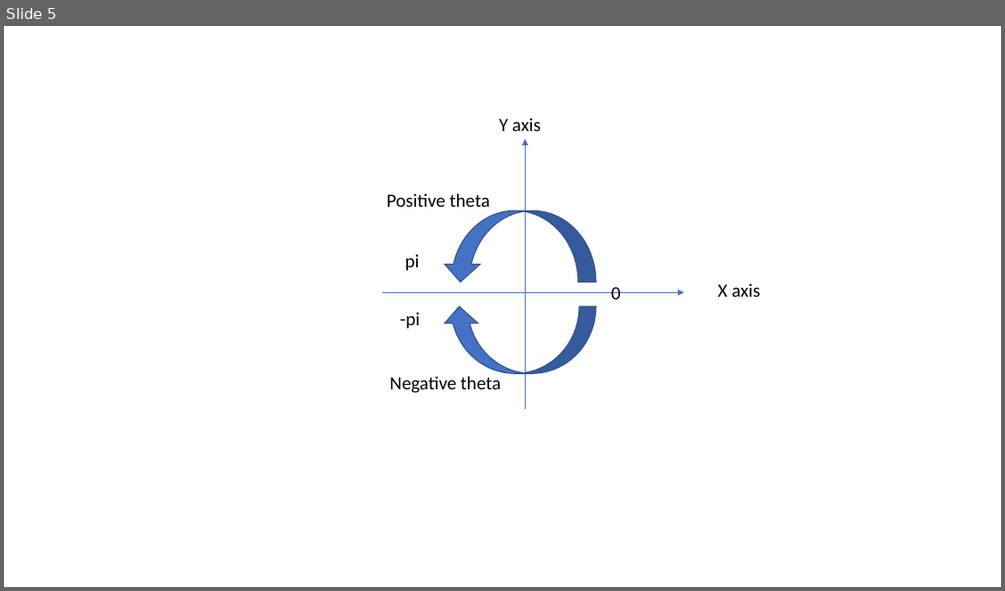
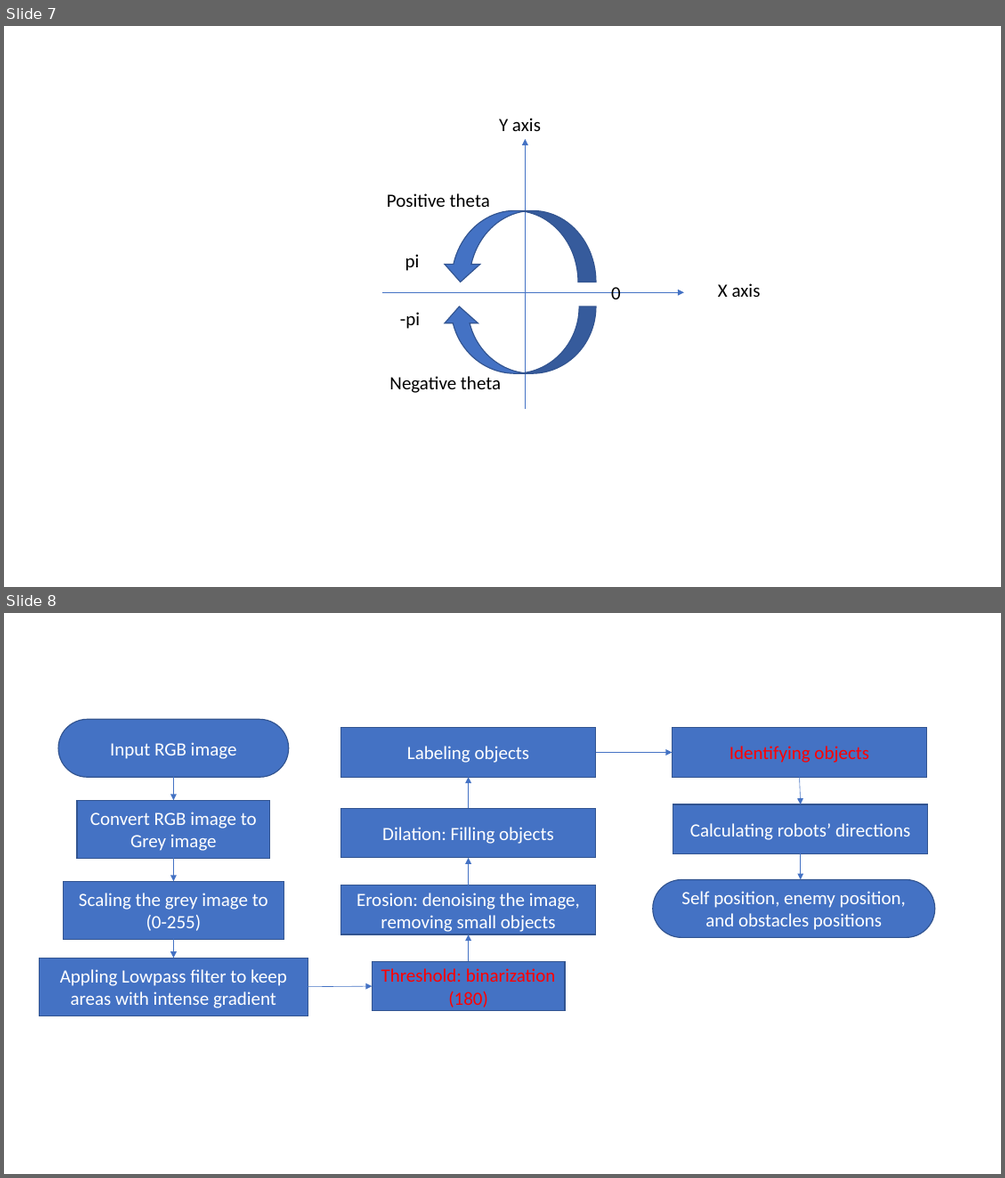
Before and after one commit to AreteQin/MECH_472_6631_Project, a slide deck: Figures.pptx. Shown one above the other, each under a label of ours: slide 5 before the commit, slides 7 and 8 after it. The pictures are 1005x591 and 1005x1178 pixels, drawn with LibreOffice and Linux fonts; fonts in the diff are those of the drawing. Boxes give left, top, right and bottom in pixels: in the first picture for what was removed or moved away, otherwise in the second. Text is boxed around its words. In the diff, an @@ line names an element or a change of style, - is before the commit and + after.

```diff
--- a/Figures.pptx
+++ b/Figures.pptx
@@ slide 8 added at <box>4,613,1001,1174</box>, background #FFFFFF @@
@@ rounded rectangle added at <box>58,719,289,777</box>, fill #4472C4, outline #325491 1 pt, 18 pt, text #FFFFFF @@
+Input RGB image
@@ rectangle added at <box>341,728,596,777</box>, fill #4472C4, outline #325491 1 pt, 18 pt, text #FFFFFF @@
+Labeling objects
@@ rectangle added at <box>672,728,927,777</box>, fill #4472C4, outline #325491 1 pt, 18 pt, text #FF0000 @@
+Identifying objects
@@ arrow added from (596, 752) to (672, 752), #4472C4 0.5 pt @@
@@ arrow added from (174, 777) to (174, 800), #4472C4 0.5 pt @@
@@ arrow added from (469, 808) to (469, 777), #4472C4 0.5 pt @@
@@ arrow added from (800, 777) to (801, 804), #4472C4 0.5 pt @@
@@ rectangle added at <box>77,800,270,858</box>, fill #4472C4, outline #325491 1 pt, 18 pt, text #FFFFFF @@
+Convert RGB image to Grey image
@@ rectangle added at <box>341,808,596,858</box>, fill #4472C4, outline #325491 1 pt, 18 pt, text #FFFFFF @@
+Dilation: Filling objects
@@ rectangle added at <box>673,804,928,854</box>, fill #4472C4, outline #325491 1 pt, 18 pt, text #FFFFFF @@
+Calculating robots’ directions
@@ arrow added from (174, 859) to (174, 882), #4472C4 0.5 pt @@
@@ arrow added from (469, 885) to (469, 858), #4472C4 0.5 pt @@
@@ arrow added from (801, 854) to (801, 880), #4472C4 0.5 pt @@
@@ rectangle added at <box>63,882,283,939</box>, fill #4472C4, outline #325491 1 pt, 18 pt, text #FFFFFF @@
+Scaling the grey image to (0-255)
@@ rectangle added at <box>341,885,596,934</box>, fill #4472C4, outline #325491 1 pt, 18 pt, text #FFFFFF @@
+Erosion: denoising the image, removing small objects
@@ rounded rectangle added at <box>653,880,935,938</box>, fill #4472C4, outline #325491 1 pt, 18 pt, text #FFFFFF @@
+Self position, enemy position, and obstacles positions
@@ rectangle added at <box>39,957,307,1015</box>, fill #4472C4, outline #325491 1 pt, 18 pt, text #FFFFFF @@
+Appling Lowpass filter to keep areas with intense gradient
@@ arrow added from (174, 939) to (174, 957), #4472C4 0.5 pt @@
@@ arrow added from (469, 962) to (469, 934), #4472C4 0.5 pt @@
@@ arrow added from (307, 987) to (372, 986), #4472C4 0.5 pt @@
@@ rectangle added at <box>372,962,565,1011</box>, fill #4472C4, outline #325491 1 pt, 18 pt, text #FF0000 @@
+Threshold: binarization (180)
@@ what was slide 5 is now slide 7 @@
```
Also in this commit, not shown: 4 other slides added, 38 other files.
